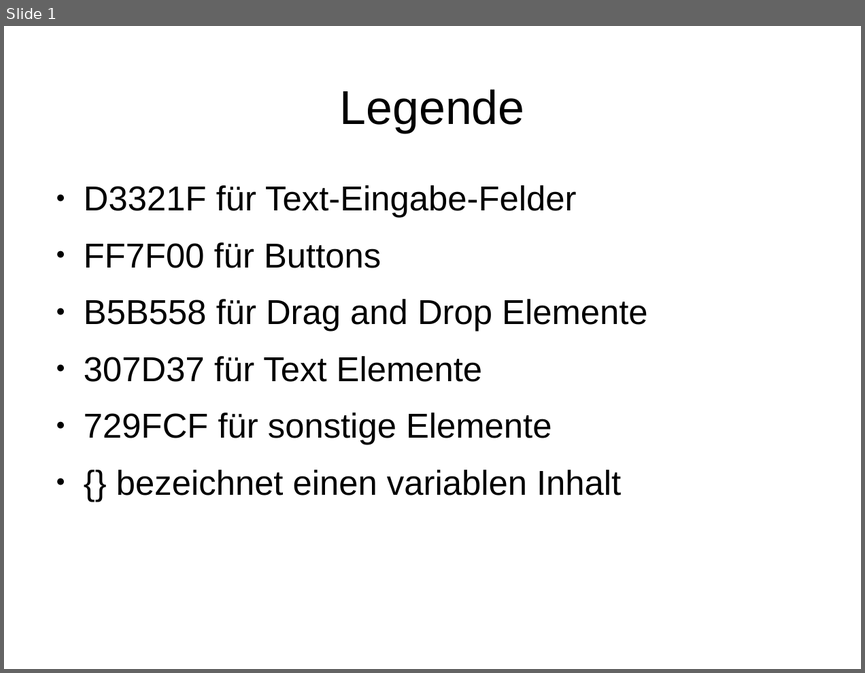
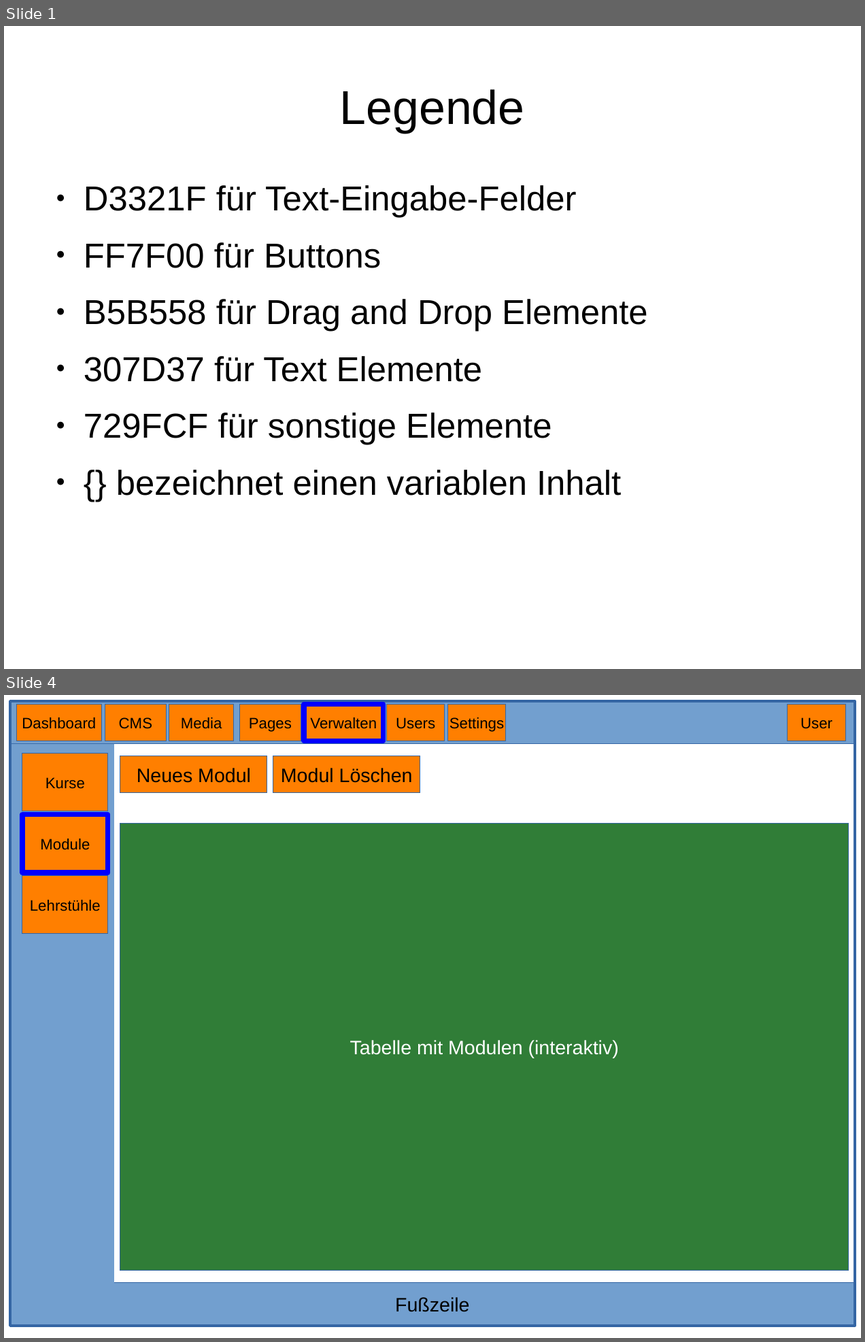
Before and after one commit to BWolfJena/BWolf, a slide deck: Backend MockUps.odp. Shown one above the other, each under a label of ours: slide 1 before the commit, slides 1 and 4 after it; the slides between them are not shown. The pictures are 865x673 and 865x1342 pixels, drawn with LibreOffice and Linux fonts; fonts in the diff are those of the drawing. Boxes give left, top, right and bottom in pixels: in the first picture for what was removed or moved away, otherwise in the second. Text is boxed around its words. In the diff, an @@ line names an element or a change of style, - is before the commit and + after.

```diff
--- a/Backend MockUps.odp
+++ b/Backend MockUps.odp
@@ slide 4 added at <box>4,695,861,1338</box>, background #FFFFFF @@
@@ rectangle added at <box>10,701,855,744</box>, fill #729FCF, outline #3465A4 0 pt @@
@@ rectangle added at <box>10,701,855,1325</box>, outline #3465A4 2.3 pt @@
@@ rectangle added at <box>16,705,102,741</box>, fill #FF7F00, outline #3465A4 0.51 pt, 14 pt, text #000000 @@
+Dashboard
@@ rectangle added at <box>105,705,167,741</box>, fill #FF7F00, outline #3465A4 0 pt, 14 pt, text #000000 @@
+CMS
@@ rectangle added at <box>170,705,234,741</box>, fill #FF7F00, outline #3465A4 0 pt, 14 pt, text #000000 @@
+Media
@@ rectangle added at <box>239,705,301,741</box>, fill #FF7F00, outline #3465A4 0 pt, 14 pt, text #000000 @@
+Pages
@@ rectangle added at <box>304,705,383,741</box>, fill #FF7F00, outline #0000FF 4.51 pt, 14 pt, text #000000 @@
+Verwalten
@@ rectangle added at <box>387,705,445,741</box>, fill #FF7F00, outline #3465A4 0.51 pt, 14 pt, text #000000 @@
+Users
@@ rectangle added at <box>448,705,507,741</box>, fill #FF7F00, outline #3465A4 0.51 pt, 14 pt, text #000000 @@
+Settings
@@ rectangle added at <box>788,705,846,741</box>, fill #FF7F00, outline #3465A4 0.51 pt, 14 pt, text #000000 @@
+User
@@ rectangle added at <box>10,744,114,1325</box>, fill #729FCF @@
@@ rectangle added at <box>22,753,108,812</box>, fill #FF7F00, outline #3465A4 0 pt, 14 pt, text #000000 @@
+Kurse
@@ rectangle added at <box>121,756,268,793</box>, fill #FF7F00, outline #3465A4 0 pt, 18 pt, text #000000 @@
+Neues Modul
@@ rectangle added at <box>273,756,420,793</box>, fill #FF7F00, outline #3465A4 0 pt, 18 pt, text #000000 @@
+Modul Löschen
@@ rectangle added at <box>22,815,108,873</box>, fill #FF7F00, outline #0000FF 4.51 pt, 14 pt, text #000000 @@
+Module
@@ rectangle added at <box>121,824,849,1270</box>, fill #307D37, outline #3465A4 0 pt, 18 pt, text #FFFFFF @@
+Tabelle mit Modulen (interaktiv)
@@ rectangle added at <box>22,875,108,934</box>, fill #FF7F00, outline #3465A4 0 pt, 14 pt, text #000000 @@
+Lehrstühle
@@ rectangle added at <box>10,1283,855,1325</box>, fill #729FCF, outline #3465A4 0 pt, 18 pt, text #000000 @@
+Fußzeile
```
Also in this commit, not shown: 1 slide changed, 2 other slides added, 6 slides removed.
